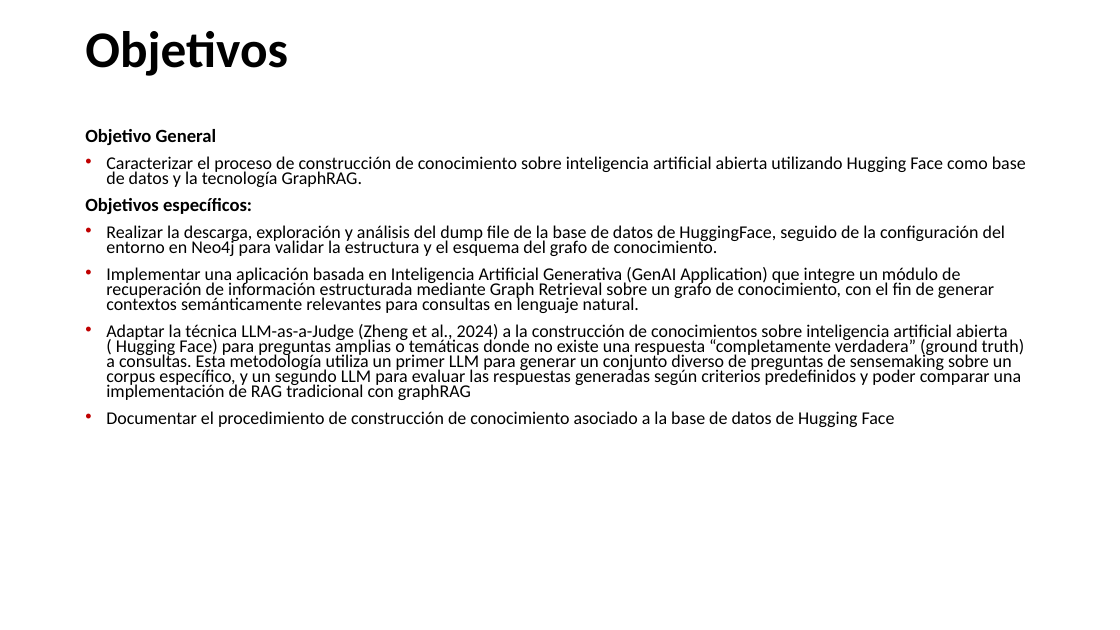
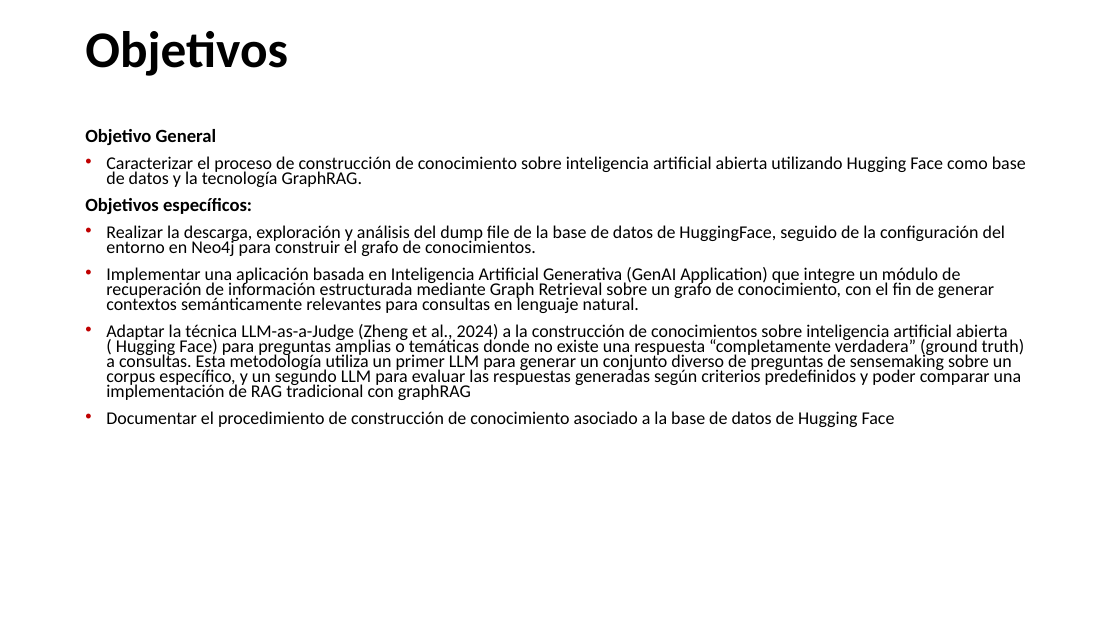
Before and after one commit to juan-aguilera/SEDI_TG, a slide deck: slide 9 of Presentacion propuesta TG.pptx. Drawn at 1120x630 pixels with LibreOffice and Linux fonts; fonts in the diff are those of the drawing; background and template pictures are left out. Boxes give left, top, right and bottom in pixels: in the first picture for what was removed or moved away, otherwise in the second. Text is boxed around its words. In the diff, an @@ line names an element or a change of style, - is before the commit and + after.

```diff
--- a/Presentacion propuesta TG.pptx
+++ b/Presentacion propuesta TG.pptx
@@ text at [106, 225, 1005, 256]: text changed @@
-• Realizar la descarga, exploración y análisis del dump file de la base de datos de HuggingFace, seguido de la configuración del entorno en Neo4j para validar la estructura y el esquema del grafo de conocimiento.
+• Realizar la descarga, exploración y análisis del dump file de la base de datos de HuggingFace, seguido de la configuración del entorno en Neo4j para construir el grafo de conocimientos.
```
Also in this commit, not shown: 1 other file.
